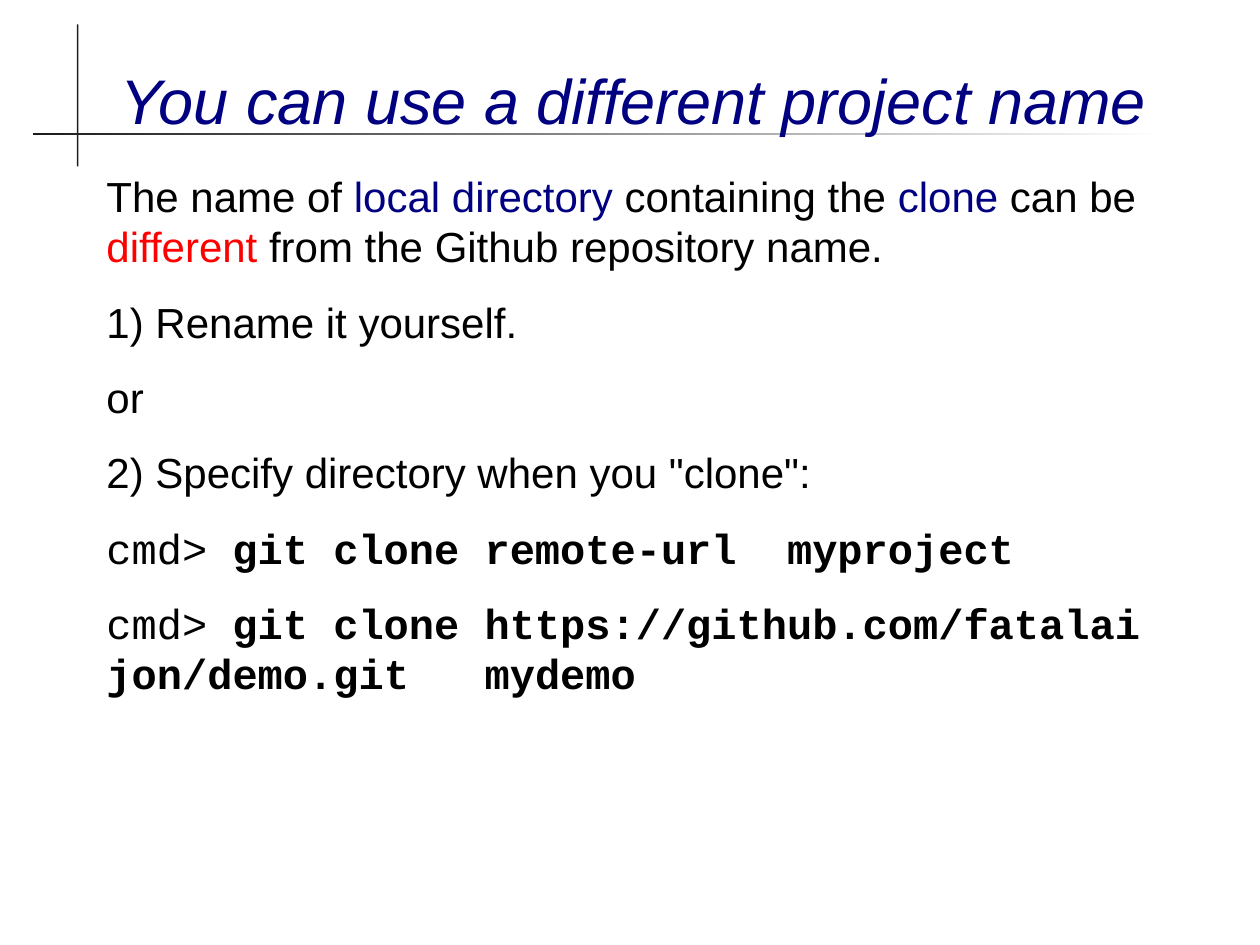
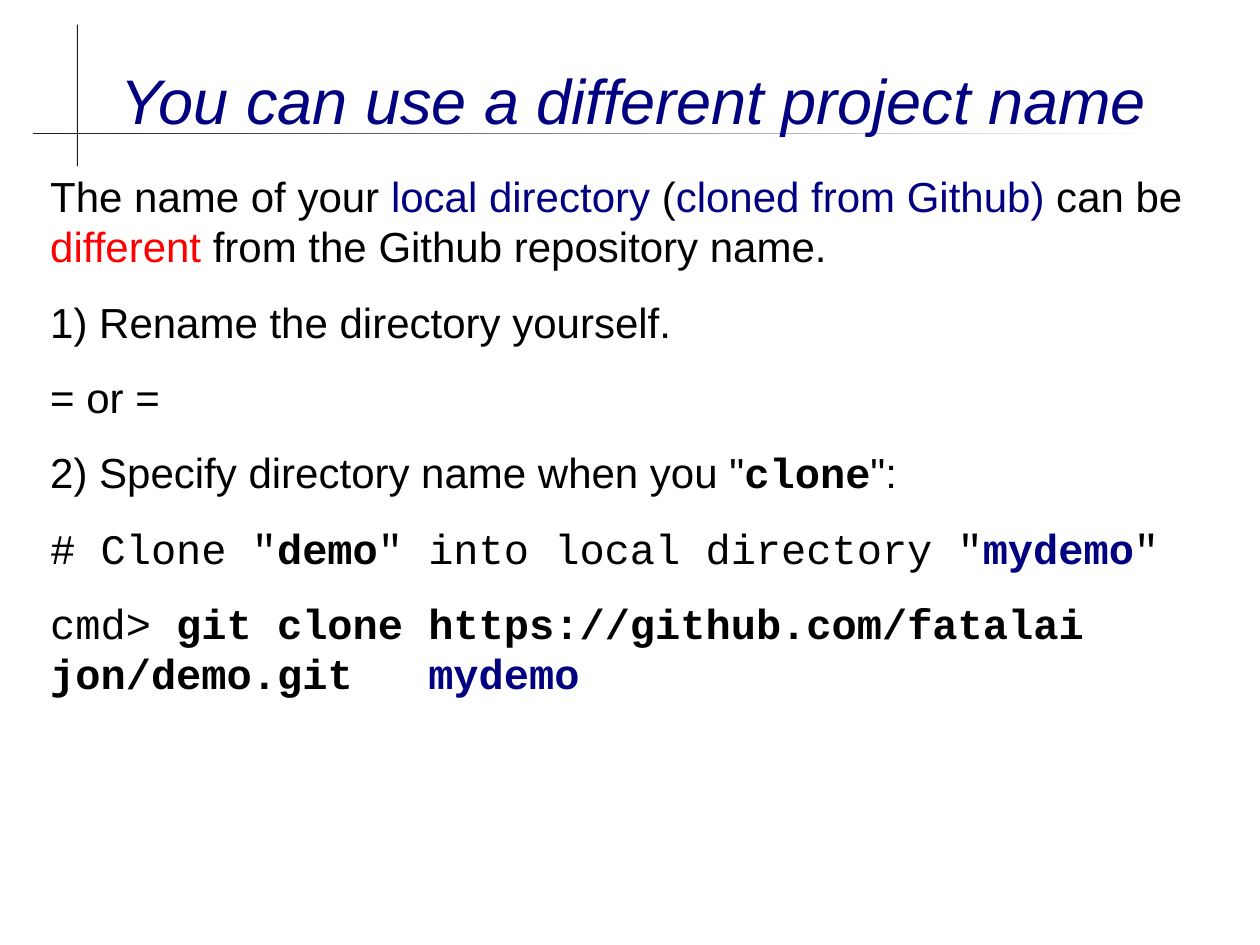
Before and after one commit to cpske/programming1, a slide deck: slide 13 of git/Using-Github.ppt. Drawn at 1260x945 pixels with LibreOffice and Linux fonts; fonts in the diff are those of the drawing. Boxes give left, top, right and bottom in pixels: in the first picture for what was removed or moved away, otherwise in the second. Text is boxed around its words. In the diff, an @@ line names an element or a change of style, - is before the commit and + after.

Commit message:
update github slides

```diff
--- a/git/Using-Github.ppt
+++ b/git/Using-Github.ppt
@@ text "The name of your local ...": place and size @@
-text "The name of your local ..." at [106,181,1140,698]
+text "The name of your local ..." at [50,181,1183,698]
@@ text at [50,181,1183,573]: text changed @@
-The name of local directory containing the clone can be different from the Github repository name.
-1) Rename it yourself.
-or
-2) Specify directory when you "clone":
-cmd> git clone remote-url myproject
+The name of your local directory (cloned from Github) can be different from the Github repository name.
+1) Rename the directory yourself.
+= or =
+2) Specify directory name when you "clone":
+# Clone "demo" into local directory "mydemo"
@@ text at [50,609,1083,698]: text colour #000000 to #000080 in "mydemo" @@
```
Also in this commit, not shown: 6 other slides changed, 3 slides added, 1 other file.
